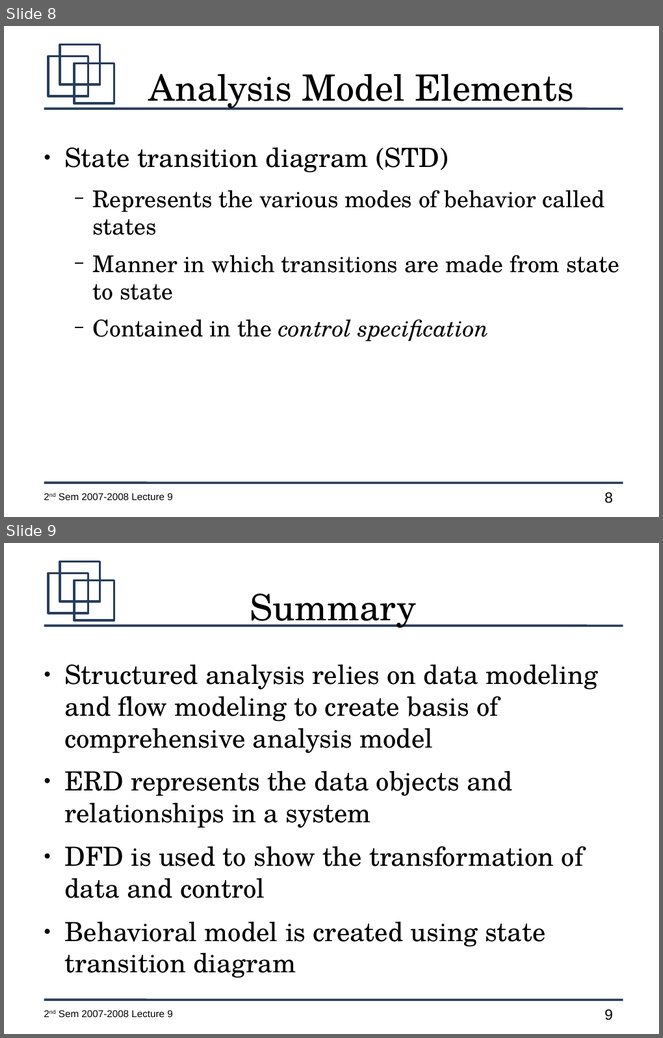
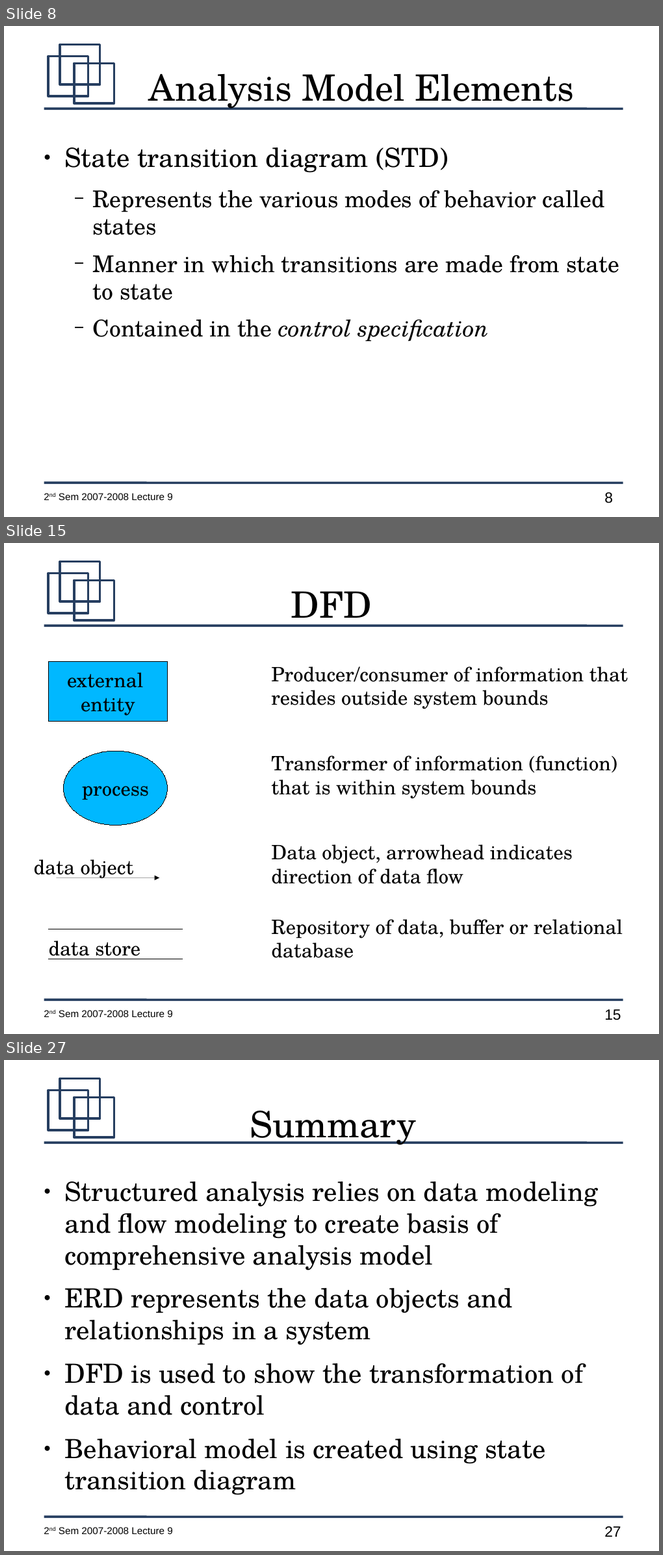
Before and after one commit to jachermocilla/jach-homepage, a slide deck: CMSC128-2nd-Sem-2007-L10.odp. Shown one above the other, each under a label of ours: slides 8 and 9 before the commit, slides 8, 15 and 27 after it; the slides between them are not shown. The pictures are 663x1038 and 663x1555 pixels, drawn with LibreOffice and Linux fonts; fonts in the diff are those of the drawing. Boxes give left, top, right and bottom in pixels: in the first picture for what was removed or moved away, otherwise in the second. Text is boxed around its words. In the diff, an @@ line names an element or a change of style, - is before the commit and + after.

```diff
--- a/CMSC128-2nd-Sem-2007-L10.odp
+++ b/CMSC128-2nd-Sem-2007-L10.odp
@@ slide 15 added at (4,543,659,1034), background #FFFFFF; not listed: 7 template elements that a slide beside it also shows @@
@@ title added at (291,591,372,627), 44 pt, text #000000 @@
+DFD
@@ rectangle added at (49,662,168,721), fill #00B8FF, outline #000000 0 pt, 24 pt, text #000000 @@
+external
+entity
@@ text added at (271,667,628,709), 24 pt, text #000000 @@
+Producer/consumer of information that resides outside system bounds
@@ ellipse added at (63,751,168,825), fill #00B8FF, outline #000000 0 pt, 24 pt, text #000000 @@
+process
@@ text added at (271,756,618,799), 24 pt, text #000000 @@
+Transformer of information (function) that is within system bounds
@@ text added at (271,845,573,884), 24 pt, text #000000 @@
+Data object, arrowhead indicates direction of data flow
@@ text added at (34,860,134,878), 24 pt, text #000000 @@
+data object
@@ arrow added from (56, 878) to (159, 878), #000000 0 pt @@
@@ line added from (49, 930) to (182, 930), #000000 0 pt @@
@@ text added at (271,919,623,958), 24 pt, text #000000 @@
+Repository of data, buffer or relational database
@@ text added at (49,941,140,960), 24 pt, text #000000 @@
+data store
@@ line added from (49, 959) to (182, 959), #000000 0 pt @@
@@ what was slide 9 is now slide 27 @@
@@ page number at (605,1527,621,1537): text changed @@
-9
+27
```
Also in this commit, not shown: 1 slide changed, 17 other slides added.
